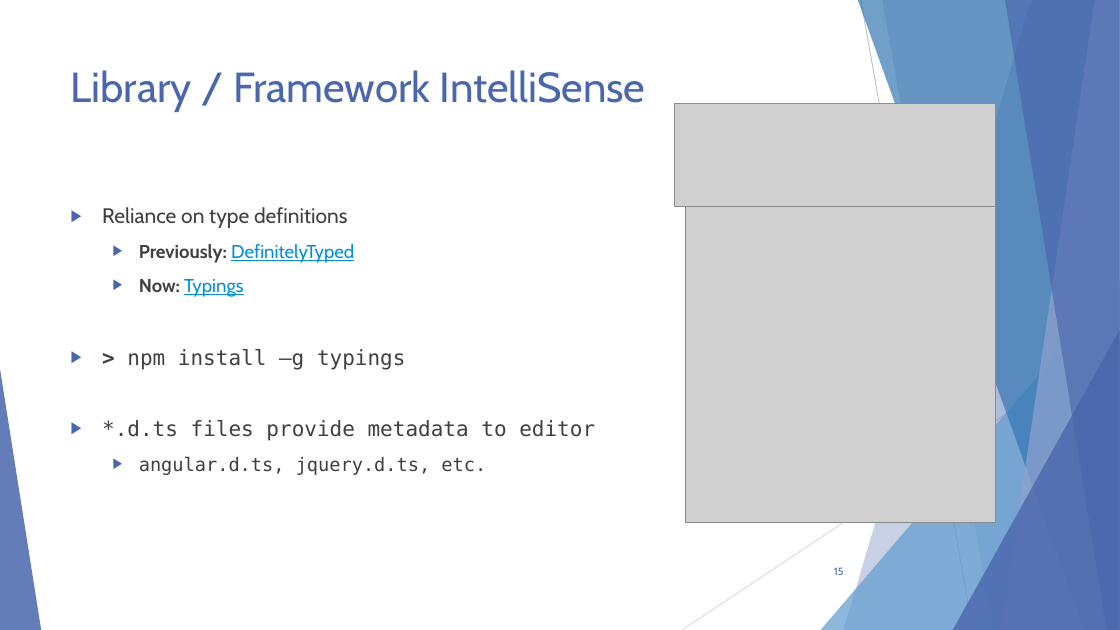
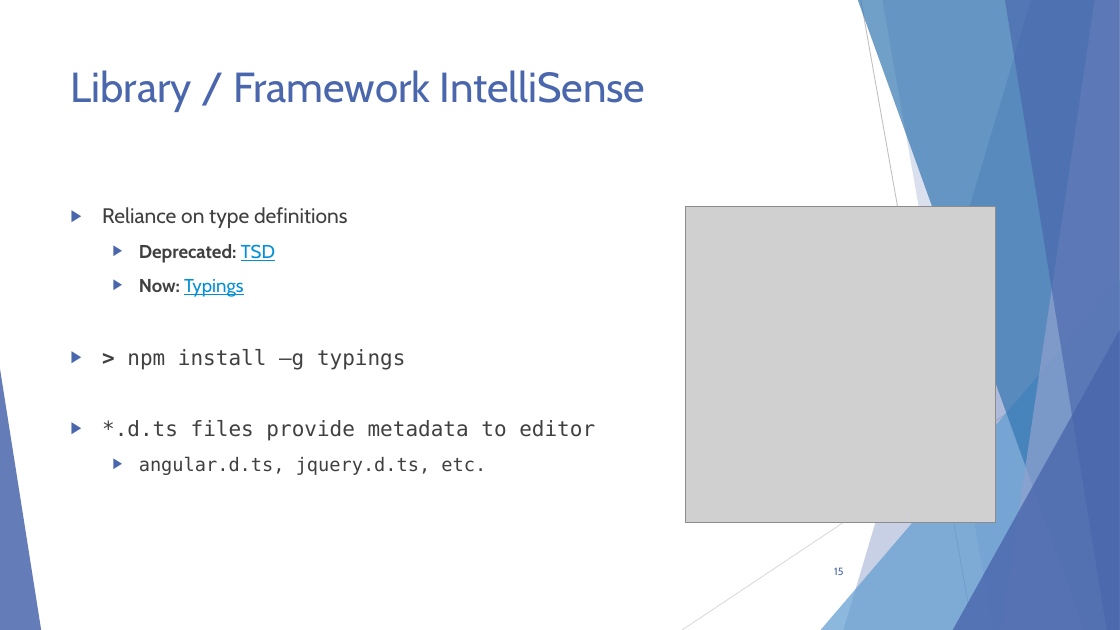
Before and after one commit to scottaddie/slide-decks, a slide deck: slide 15 of Intro to JavaScript Tooling in VS Code - MKEJS.pptx. Drawn at 1120x630 pixels with LibreOffice and Linux fonts; fonts in the diff are those of the drawing; grey boxes stand for pictures. Boxes give left, top, right and bottom in pixels: in the first picture for what was removed or moved away, otherwise in the second. Text is boxed around its words. In the diff, an @@ line names an element or a change of style, - is before the commit and + after.

```diff
--- a/Intro to JavaScript Tooling in VS Code - MKEJS.pptx
+++ b/Intro to JavaScript Tooling in VS Code - MKEJS.pptx
@@ picture removed at box(675, 103, 996, 207) @@
@@ text at box(139, 244, 275, 263): text changed; text colour #038FD6 to #404040; bold on @@
-  ▶ Previously: DefinitelyTyped
+  ▶ Deprecated: TSD
```
Also in this commit, not shown: 6 other slides changed.
